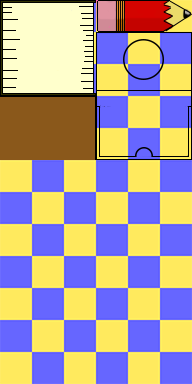
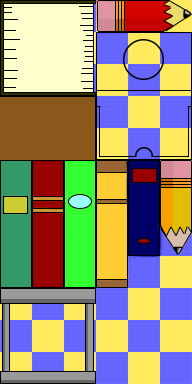
Revision of a layered 192×384 image; what changed, layer by layer:
renamed "Rectangle 1" to "Rectangle 7", painted on it over [0, 1, 192, 384]
painted on "color" over [0, 1, 192, 383]
